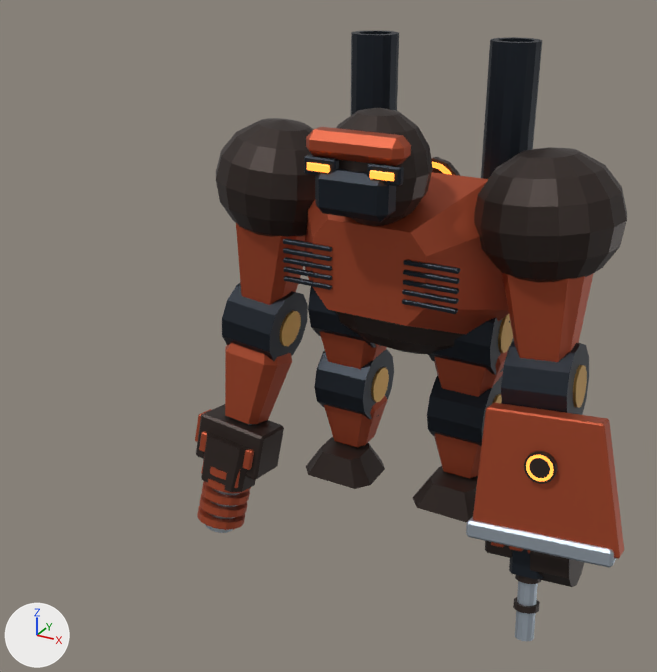
A saved change to the Blender file out/mech_reference/t03/t03.blend.
Camera for both pictures: a 50 mm camera at (3.34, -7.82, 5.25) aimed at (-0.48, -0.89, 1.78). Arrows for +X, +Y and +Z are at lower left; the lights stay in place. The older version comes first. Both versions are drawn at frame 1 of the action 't03:heavy:elbow_r'; the numbers are the values there.

The older version as bpy lines, for what is in view:
```python
me_articulated_armored_foot_001 = bpy.data.meshes.new('Articulated armored foot.001')
me_articulated_armored_foot_001.from_pydata(...)  # 16 vertices, 10 faces; spans x -0.396..0.396, y -0.325..0.325, z -0.16..0.1
me_articulated_armored_foot_001.materials.append(mat_shade)  # brown #382d29
me_rounded_ape_skull = bpy.data.meshes.new('Rounded ape skull')
me_rounded_ape_skull.from_pydata(...)  # 144 vertices, 128 faces; spans x -0.475..0.475, y -0.45..0.45, z -0.5..0.5
me_rounded_ape_skull.materials.append(mat_shade)  # brown #382d29
ob_articulated_armored_foot_001 = bpy.data.objects.new('Articulated armored foot.001', me_articulated_armored_foot_001)
ob_articulated_armored_foot_001.parent = ob_ankle_r
ob_articulated_armored_foot_001.location = (0.0, -0.208, -0.02)
ob_elbow_r = bpy.data.objects.new('elbow_r', None)
ob_elbow_r.parent = ob_shoulder_r
ob_elbow_r.location = (0.0, -0.1, -1.5)
ob_elbow_r.rotation_euler = (-0.18, 0.0, 0.0)  # degrees (-10, 0, 0)
ob_rounded_ape_skull = bpy.data.objects.new('Rounded ape skull', me_rounded_ape_skull)
ob_rounded_ape_skull.parent = ob_head
ob_rounded_ape_skull.location = (0.0, -0.05, 0.05)
# also in view: 'Single anatomical limb shell.002' at (1.39, -0.33, 2.34); 'Articulated shoulder armor' at (-1.35, -0.3, 3.05); 'Left drum shotgun magazine' at (1.87, -0.76, 0.14); 'Shield steel cutting edge' at (1.77, -1.12, 0.39); 'Bulldozer forearm shield' at (1.8, -0.98, 0.91)
```
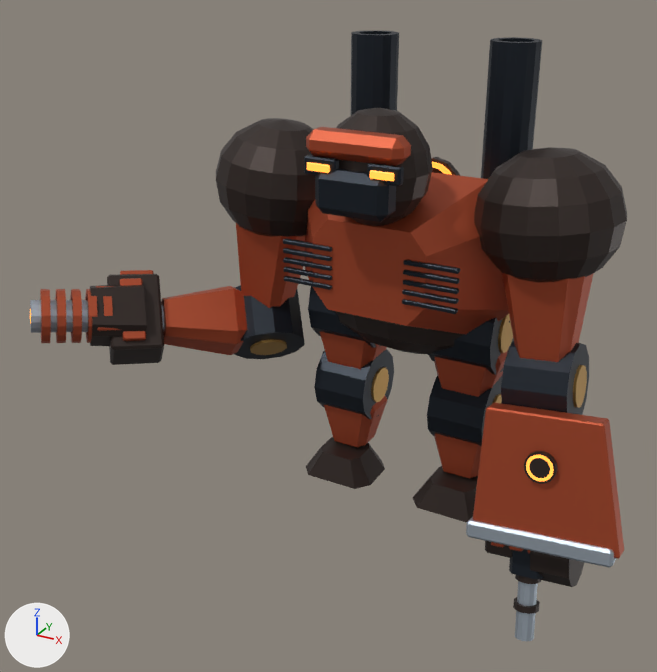
ob_elbow_r is not drawn itself; it is the parent of ob_wrist_r, ob_exposed_load_bearing_piston_001, ob_single_anatomical_limb_shell_001, ob_mechanical_joint_collar_001, ob_joint_axle_cap_001.

Location of each change, [x1, y1, x2, y2] in pixels of the pictures (657 x 672 px):
'Single anatomical limb shell.001', turned
    before: [225, 343, 292, 424]
    after: [161, 286, 247, 355]
'Armored palm', turned
    before: [196, 404, 284, 480]
    after: [107, 274, 164, 365]
'Mechanical joint collar.001', turned
    before: [222, 283, 308, 361]
    after: [234, 285, 305, 359]
'Heavy electromagnetic receiver', turned
    before: [201, 432, 256, 492]
    after: [90, 285, 146, 346]
'Heavy weapon open bore', turned (mostly hidden before)
    before: [205, 488, 240, 533]
    after: [30, 300, 88, 333]
'Heavy accelerator ring.002', turned
    before: [202, 482, 250, 506]
    after: [70, 289, 82, 343]
'Heavy accelerator ring.004', turned
    before: [197, 506, 245, 530]
    after: [40, 289, 51, 343]
'Heavy accelerator ring.003', turned
    before: [200, 494, 247, 518]
    after: [55, 289, 66, 343]
'Joint axle cap.001', turned
    before: [280, 310, 301, 346]
    after: [250, 339, 287, 355]
'Heavy accelerator ring.001', turned
    before: [204, 478, 251, 493]
    after: [85, 289, 97, 343]
'Closed weapon grip finger.003', turned
    before: [243, 449, 254, 470]
    after: [123, 331, 146, 341]
'Heavy accelerator ring', turned
    before: [210, 467, 227, 480]
    after: [103, 296, 113, 316]
'Closed weapon grip finger', turned
    before: [199, 431, 207, 452]
    after: [120, 278, 143, 286]
'Opposed weapon grip thumb', turned
    before: [195, 409, 211, 442]
    after: [120, 270, 153, 275]
'Reversible heavy charge aperture', turned
    before: [201, 460, 241, 488]
    after: [96, 286, 120, 331]
'Exposed load-bearing piston.001', turned (not visible before)
    after: [161, 305, 165, 332]
'Heavy muzzle emission', turned (not visible before)
    after: [30, 309, 31, 324]

The change, as a diff of the scene's bpy script:
```diff
--- a/out/mech_reference/t03/t03.blend.py
+++ b/out/mech_reference/t03/t03.blend.py
@@ ob_elbow_r @@
 ob_elbow_r.location = (0.0, -0.1, -1.5)
-ob_elbow_r.rotation_euler = (-0.18, 0.0, 0.0)  # degrees (-10, 0, 0)
+ob_elbow_r.rotation_euler = (-1.571, 0.722, -0.811)  # degrees (-90, 41, -46)
```
